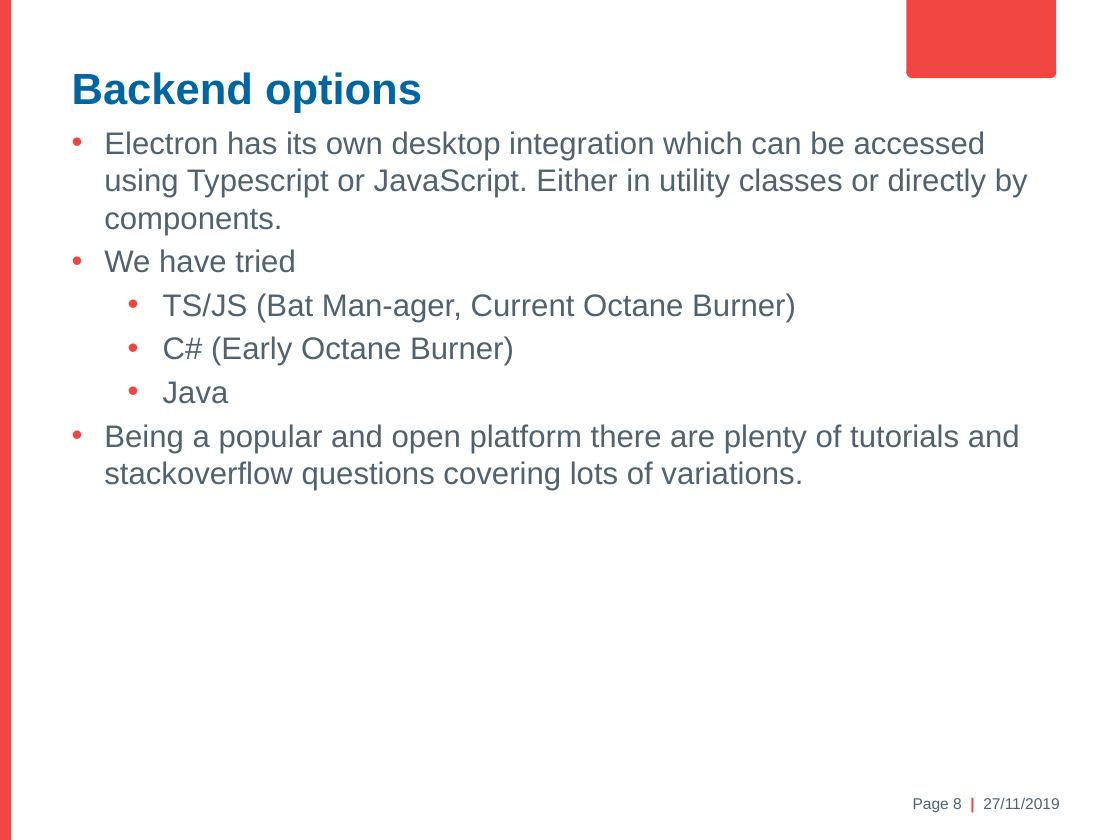
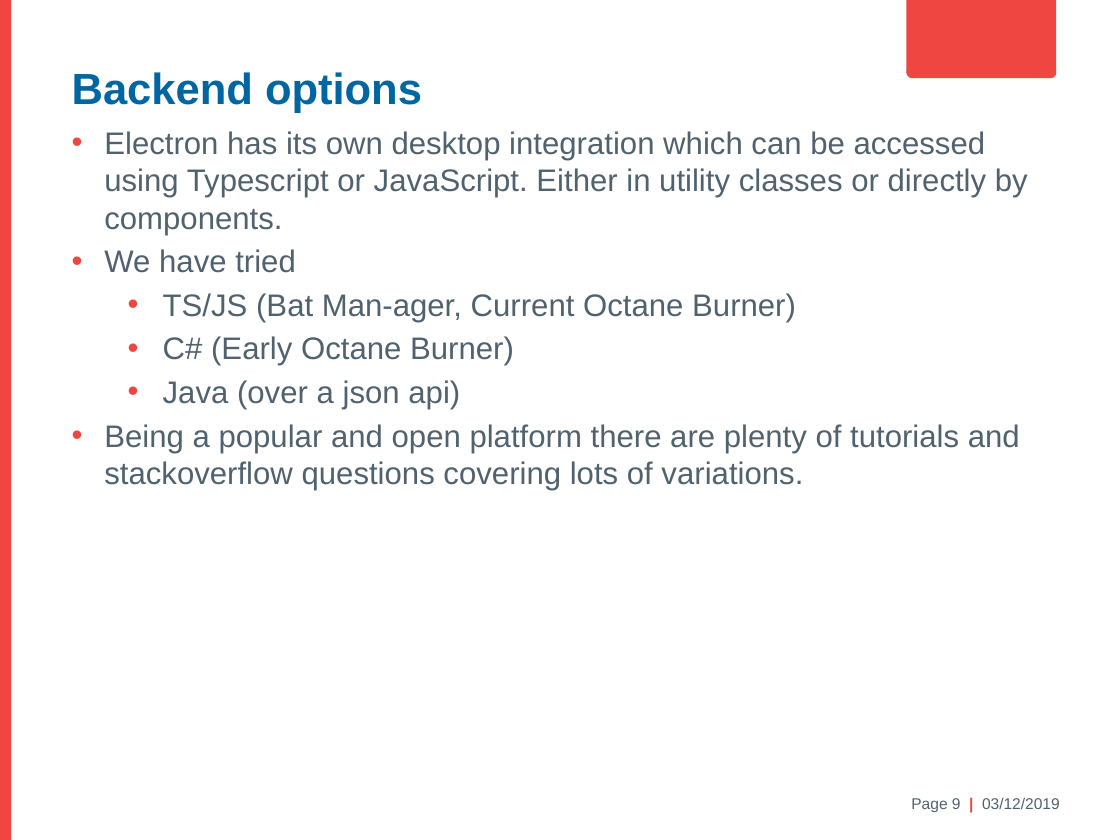
Before and after one commit to antonmaeso/HastingsPier, a slide deck: slide 9 of Electron Brownbag.pptx (slide 8 before the commit). Drawn at 1120x840 pixels with LibreOffice and Linux fonts; fonts in the diff are those of the drawing; background and template pictures are left out. Boxes give left, top, right and bottom in pixels: in the first picture for what was removed or moved away, otherwise in the second. Text is boxed around its words. In the diff, an @@ line names an element or a change of style, - is before the commit and + after.

```diff
--- a/Electron Brownbag.pptx
+++ b/Electron Brownbag.pptx
@@ text at bbox=[163, 380, 460, 409]: text changed @@
-  • Java
+  • Java (over a json api)
@@ text at bbox=[911, 797, 1060, 812]: text changed @@
-Page 8 | 27/11/2019
+Page 9 | 03/12/2019
```
Also in this commit, not shown: 6 other slides changed.
